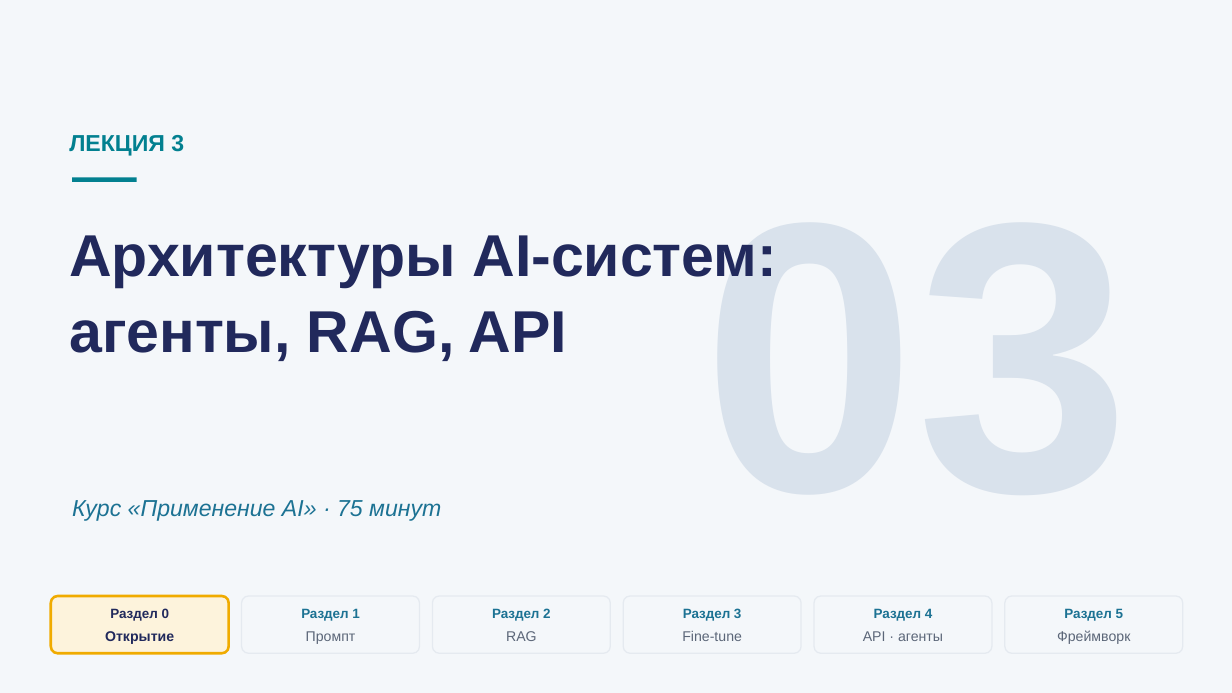
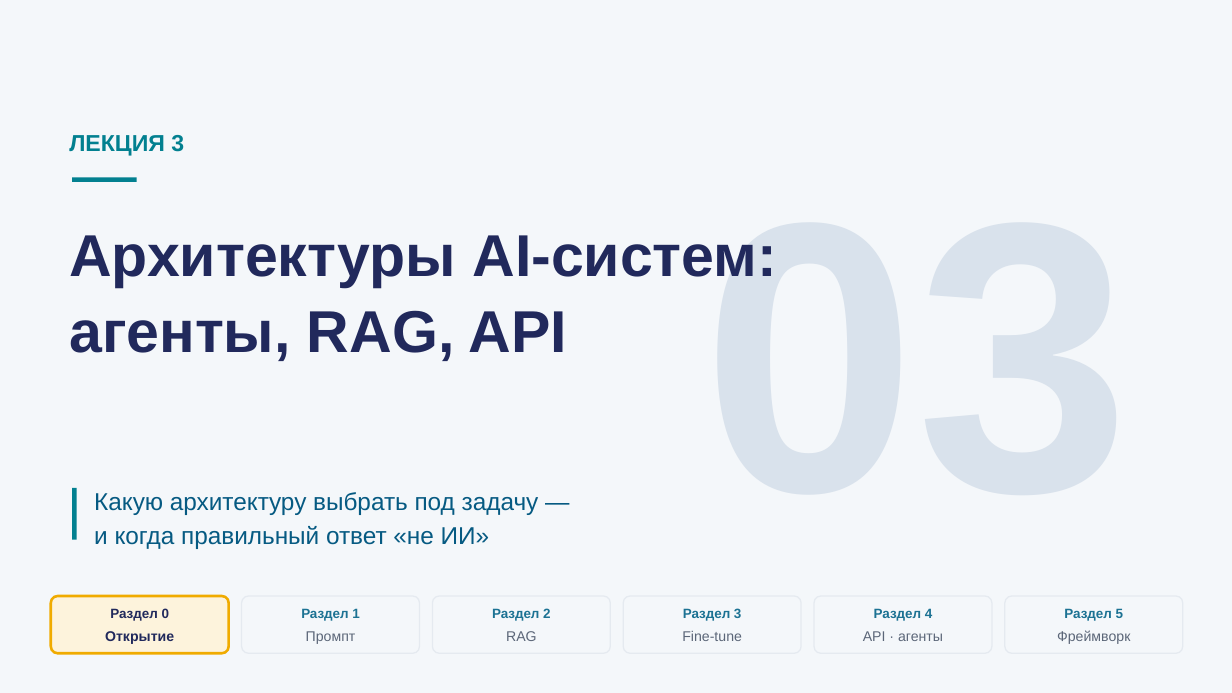
Before and after one commit to tellina-study/AI-usage-lessons, a slide deck: slide 2 of library/lectures/lec-03/rendered/lec-03.pptx. Drawn at 1232x693 pixels with LibreOffice and Linux fonts; fonts in the diff are those of the drawing. Boxes give left, top, right and bottom in pixels: in the first picture for what was removed or moved away, otherwise in the second. Text is boxed around its words. In the diff, an @@ line names an element or a change of style, - is before the commit and + after.

```diff
--- a/library/lectures/lec-03/rendered/lec-03.pptx
+++ b/library/lectures/lec-03/rendered/lec-03.pptx
@@ text removed at [72,500,441,521] @@
-Курс «Применение AI» · 75 минут
@@ rectangle added at [72,488,77,540], fill #028090 @@
@@ text added at [94,492,539,549], 19 pt, text #065A82 @@
+Какую архитектуру выбрать под задачу —
+и когда правильный ответ «не ИИ»
```
Also in this commit, not shown: 8 other slides changed, 1 slide added, 1 slide removed, 12 other files.
